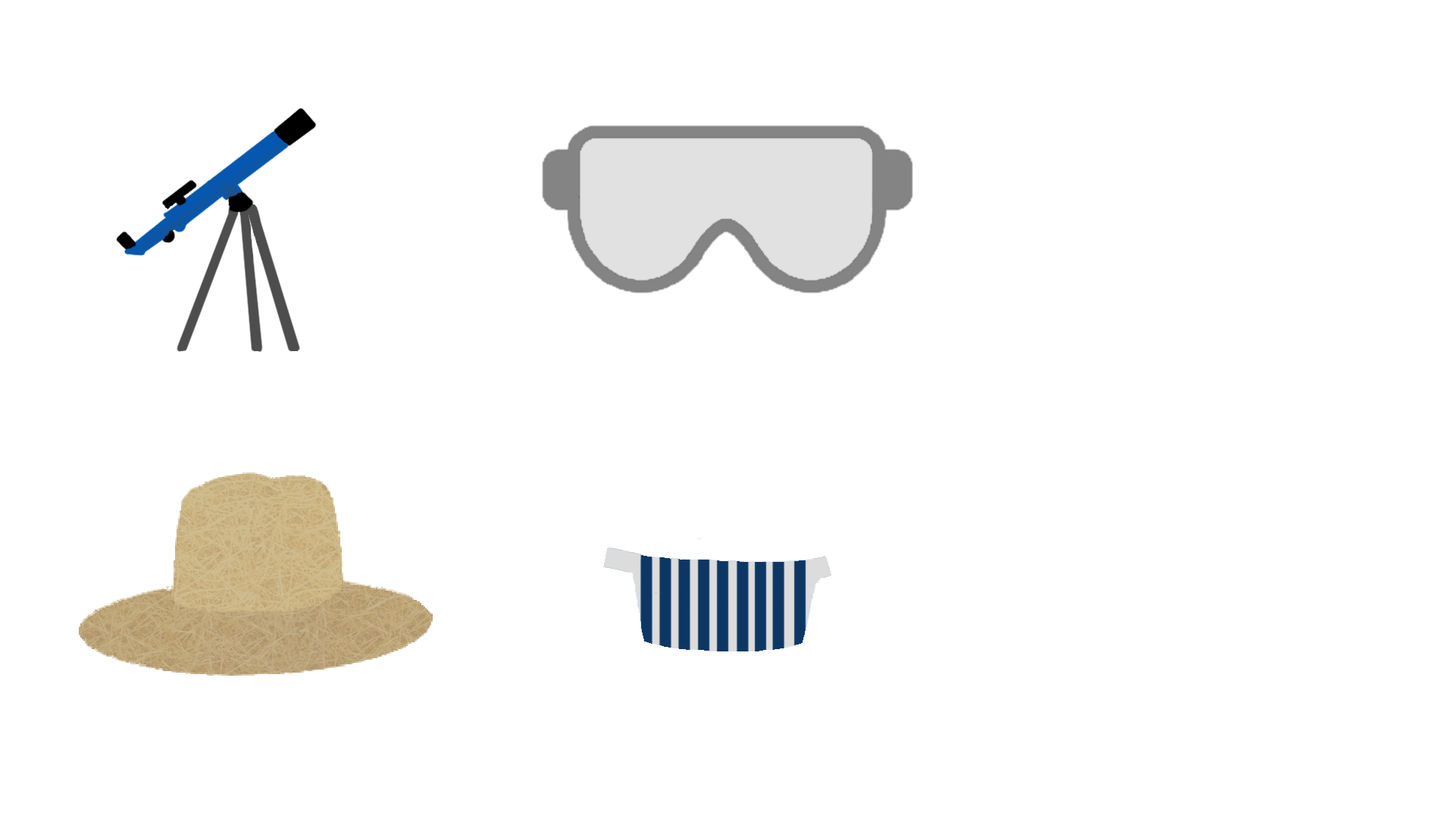
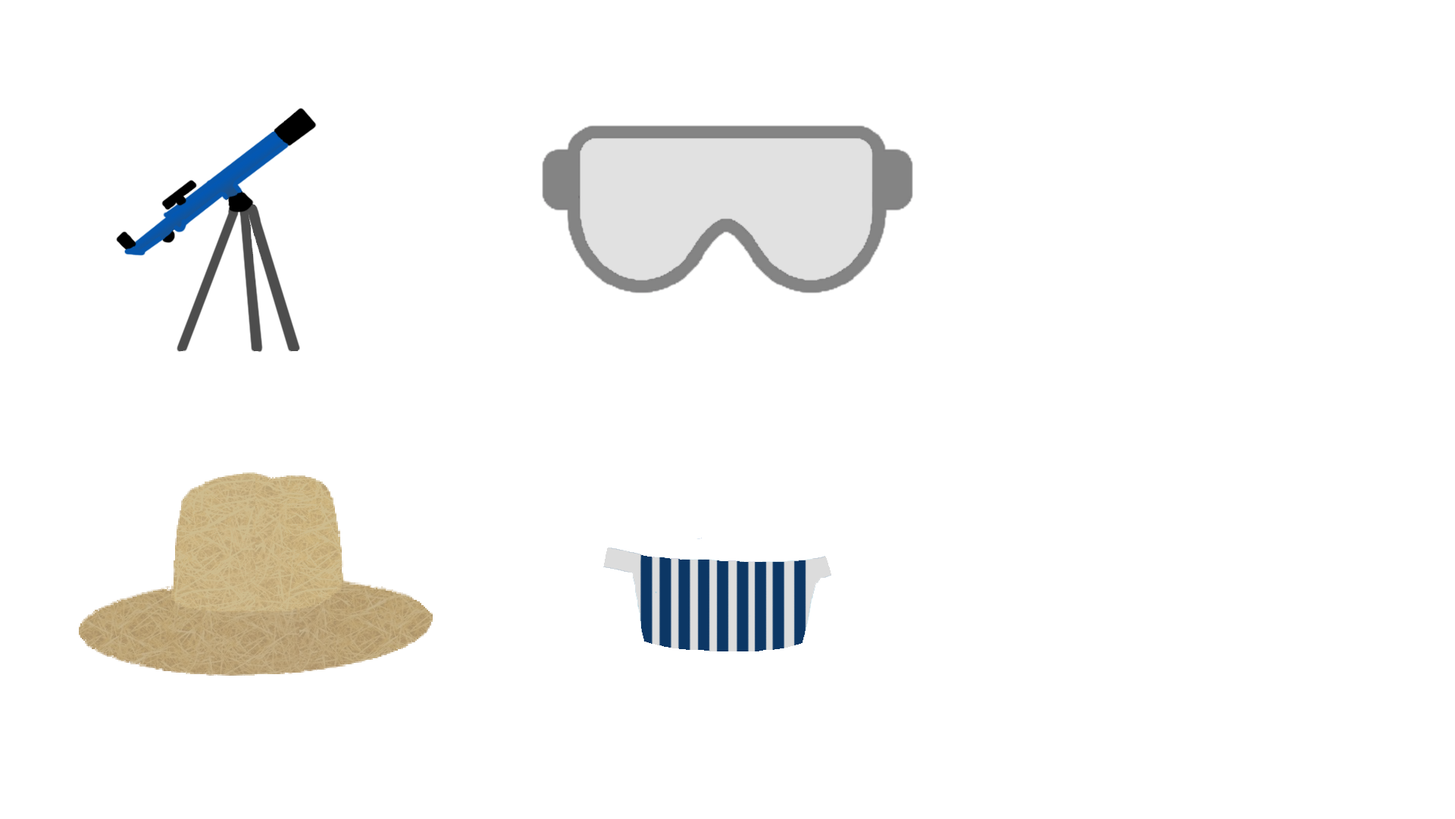
Layered file, before and after one edit (1455×819). Changes by layer:
painted on "Layer 7" over [159, 200, 177, 240]
